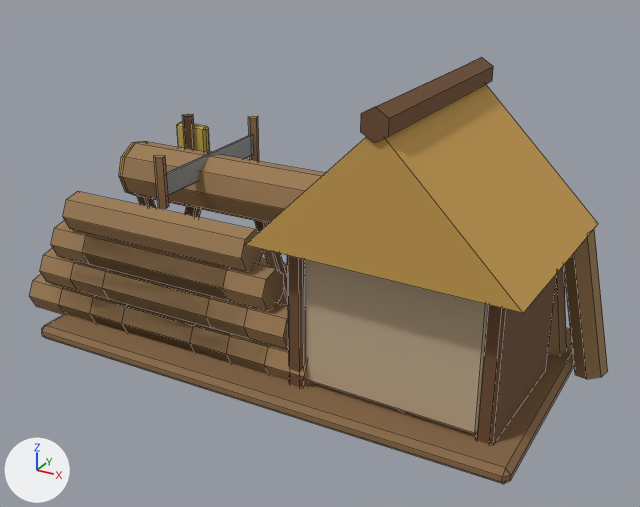
The FBX model client/CultOfComfort.Unity/Assets/Resources/Art/Models/woodcutter_l2.fbx: old version first, new version second.
Both versions are drawn from a 50 mm lens placed at (1.49, -2.65, 1.71), pointed at (0.07, -0.07, 0.42). The axes (+X, +Y, +Z) are drawn at lower left. The lights are the same throughout. The older version comes first. Mesh edges are drawn as thin lines. Where no turn or scale is listed for an object, it has been applied to the vertices.

Objects in the first picture: 'Building'.
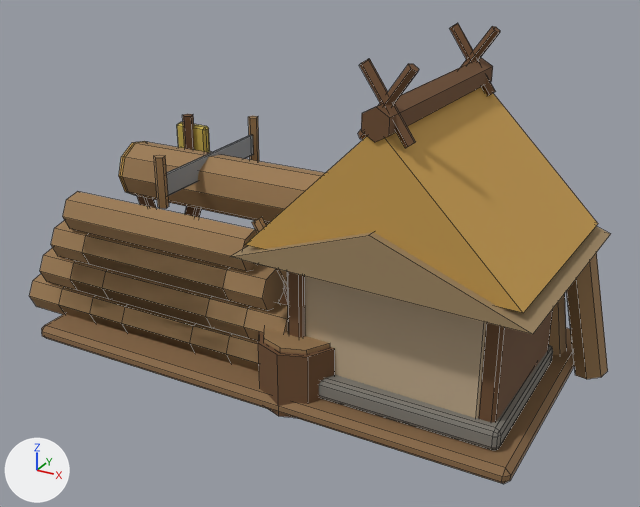
Changed parts and their boxes [x1, y1, x2, y2] in the pictures (640 x 507 px):
'Building', reshaped (8% taller)
    before: [29, 58, 608, 484]
    after: [29, 23, 611, 484]
part 1 of me_building, added (brown)
    after: [230, 226, 611, 334]
part 2 of me_building, added (brown)
    after: [461, 26, 500, 67]
part 3 of me_building, added (brown)
    after: [450, 23, 495, 95]
part 4 of me_building, added
    after: [358, 64, 419, 140]
part 5 of me_building, added (brown)
    after: [359, 59, 416, 148]
part 6 of me_building, added (brown)
    after: [258, 331, 335, 418]
part 7 of me_building, added (brown)
    after: [264, 328, 330, 354]
part 8 of me_building, added
    after: [252, 217, 288, 290]
part 9 of me_building, added
    after: [319, 345, 553, 450]

The change, as a diff of the scene's bpy script:
```diff
--- a/client/CultOfComfort.Unity/Assets/Resources/Art/Models/woodcutter_l2.fbx.py
+++ b/client/CultOfComfort.Unity/Assets/Resources/Art/Models/woodcutter_l2.fbx.py
@@ me_building @@
 # used by ob_building; location = (0.0, 0.0, 0.0)
-me_building.from_pydata(...)  # 688 vertices, 621 faces; spans x -1.09..1.06, y -0.52..0.5, z -0.01..1.11
+me_building.from_pydata(...)  # 862 vertices, 764 faces; spans x -1.09..1.06, y -0.55..0.5, z -0.01..1.23
+# me_building part 1: the loose piece of 6 vertices spanning x 0.03..0.97, y -0.52..0.28, z 0.6..1.05 is copied, and the copy is scaled about its middle by (1.09, 1.08, 0.4), then moved by (0.0, 0.0, -0.18); it spans x -0.01..1.01, y -0.55..0.31, z 0.56..0.74
+# me_building part 2: the loose piece of 10 vertices spanning x -0.57..-0.53, y 0.45..0.49, z 0.52..0.72 is copied, and the copy is multiplied about its middle by the matrix ((1.048, 0.045, 0.734), (-0.037, 1.279, -0.026), (-0.734, 0.0, 1.049)), then moved by (1.05, -0.25, 0.49); it spans x 0.41..0.59, y 0.2..0.24, z 0.99..1.23
+# me_building part 3: the loose piece of 10 vertices spanning x -0.57..-0.53, y 0.45..0.49, z 0.52..0.72 is copied, and the copy is multiplied about its middle by the matrix ((1.048, 0.045, -0.734), (-0.037, 1.279, 0.026), (0.734, 0.0, 1.049)), then moved by (1.05, -0.25, 0.49); it spans x 0.41..0.59, y 0.2..0.24, z 0.99..1.23
+# me_building part 4: the loose piece of 10 vertices spanning x -0.57..-0.53, y -0.19..-0.15, z 0.52..0.72 is copied, and the copy is multiplied about its middle by the matrix ((1.048, 0.045, 0.734), (-0.037, 1.279, -0.026), (-0.734, 0.0, 1.049)), then moved by (1.05, -0.29, 0.49); it spans x 0.41..0.59, y -0.48..-0.44, z 0.99..1.23
+# me_building part 5: the loose piece of 10 vertices spanning x -0.57..-0.53, y -0.19..-0.15, z 0.52..0.72 is copied, and the copy is multiplied about its middle by the matrix ((1.048, 0.045, -0.734), (-0.037, 1.279, 0.026), (0.734, 0.0, 1.049)), then moved by (1.05, -0.29, 0.49); it spans x 0.41..0.59, y -0.48..-0.44, z 0.99..1.23
+# me_building part 6: a new loose piece, a 9-sided cylinder along z spanning x 0.0..0.3, y -0.5..-0.21, z 0.0..0.24, in mat_palette (picture img_palette_png)
+# me_building part 7: a new loose piece, a 9-sided cylinder along z spanning x 0.022..0.278, y -0.48..-0.228, z 0.235..0.255, in mat_palette (picture img_palette_png)
+# me_building part 8: the loose piece of 12 vertices spanning x 0.44..0.56, y -0.51..0.27, z 1.01..1.11 is copied, and the copy is multiplied about its middle by the matrix ((0.443, -0.299, 0.0), (0.0, 0.0, -0.534), (0.299, 0.443, 0.0)), then moved by (-0.42, -0.2, -0.62); it spans x -0.05..0.21, y -0.34..-0.3, z 0.25..0.63
+# me_building part 9: a new loose piece of 56 vertices spanning x 0.11..0.89, y -0.43..0.19, z 0.06..0.14, in mat_palette (picture img_palette_png)
+# other edits to the shape of me_building do not show in these pictures
 me_building.materials.append(mat_palette)
```
